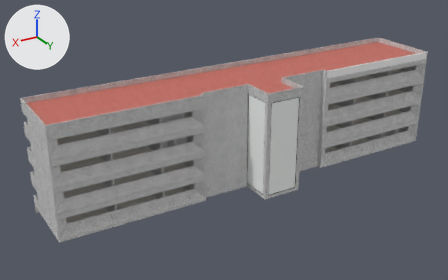
The FBX model Assets/FBX/EDIFICIO-3/MUROS/MUROS.fbx as it was, and as the next commit left it.
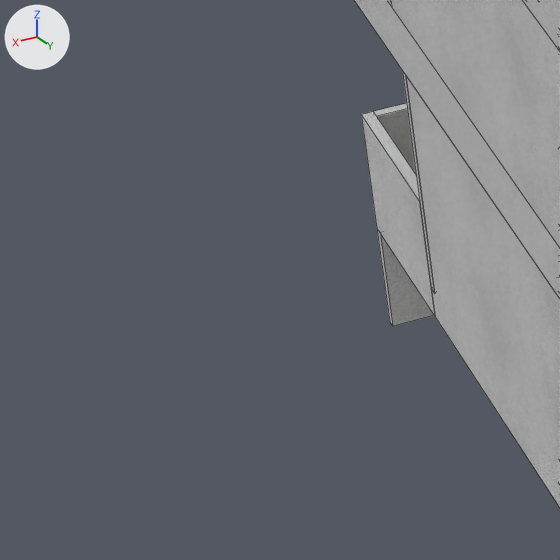
Each version appears first whole from a 50 mm lens placed at (2.401, 4.187, 0.705), pointed at (1.935, 3.41, 0.316), and next in a close-up on the part from 1% to 11% of the width and 66% to 83% of the height. The axes (+X, +Y, +Z) are drawn at upper left. The lights are the same throughout. The older version's two pictures come first. The close-ups show mesh edges as thin lines. Where no turn or scale is listed for an object, it has been applied to the vertices. Vertices at exactly the same position are counted once.
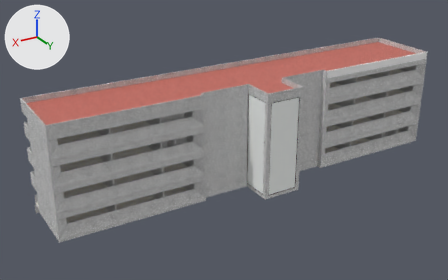
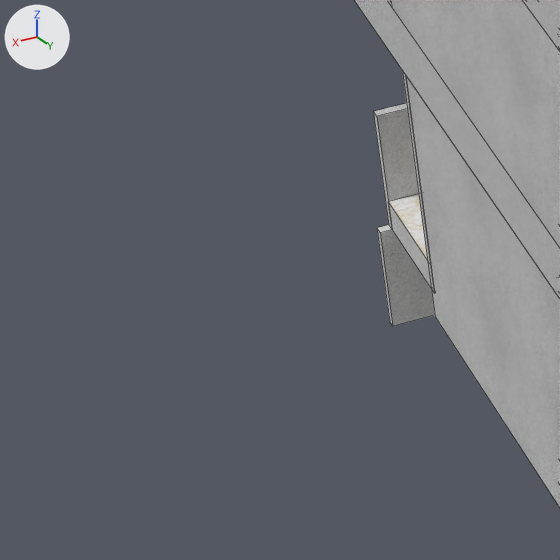
Edits to the bpy script that builds the scene:
```text
Change me_mesh_144:
    used by ob_mesh145; location = (0.0, 0.0, 0.0)
    verts and faces of me_mesh_144; kept vertices keep their numbers, new ones are numbered from 10
    before: 0 (2.2269, 3.3823, 0.2572) at pixel (435, 316), 1 (2.2269, 3.3823, 0.2612) at pixel (431, 288), 2 (2.2269, 3.3823, 0.2732) at pixel (419, 201), 3 (2.2269, 3.3564, 0.2732) at pixel (361, 114), 4 (2.2269, 3.3564, 0.2572) at pixel (376, 227)
    before: 5 (2.2254, 3.3823, 0.2572), 6 (2.2254, 3.3823, 0.2612), 7 (2.2254, 3.3823, 0.2732), 8 (2.2254, 3.3564, 0.2732) at pixel (373, 111), 9 (2.2254, 3.3564, 0.2572)
    remove me_mesh_144.from_pydata(...)  # 10 vertices, 7 faces; spans x 2.2254..2.2269, y 3.3564..3.3823, z 0.2572..0.2732
    add me_mesh_144.from_pydata(...)  # 8 vertices, 6 faces; spans x 1.789..1.7905, y 3.3838..3.4647, z 0.2612..0.2912
    me_mesh_144 part 1
    add delete_vertices([*range(0, 10)])  # with the faces that use them
    other edits to the shape of me_mesh_144 do not show in these pictures
Change me_mesh_155:
    used by ob_mesh156; location = (0.0, 0.0, 0.0)
    remove me_mesh_155.from_pydata(...)  # 12 vertices, 8 faces; spans x 1.568..1.868, y 3.356..3.358, z 0.257..0.273
    add me_mesh_155.from_pydata(...)  # 20 vertices, 12 faces; spans x 1.925..2.227, y 3.356..3.358, z 0.244..0.273
    me_mesh_155 part 2: 20 vertices added at x 1.925..2.227, y 3.356..3.358, z 0.244..0.273
    other edits to the shape of me_mesh_155 do not show in these pictures
```

Where the change shows, as pixel boxes [x1, y1, x2, y2] in the close-ups (560 x 560 px):
'Mesh156', reshaped (not visible before): after [373, 103, 435, 326]
'Mesh145', reshaped (not visible afterwards): before [361, 111, 435, 316]
'Mesh148', unchanged, covered by the edit: before [406, 76, 560, 507]
'Mesh147', unchanged, uncovered by the edit: after [406, 76, 560, 507]
'Mesh201', unchanged, uncovered by the edit: before [522, 0, 560, 51]; after [354, 0, 560, 299]
'Mesh202', unchanged, covered by the edit: before [354, 0, 560, 299]
